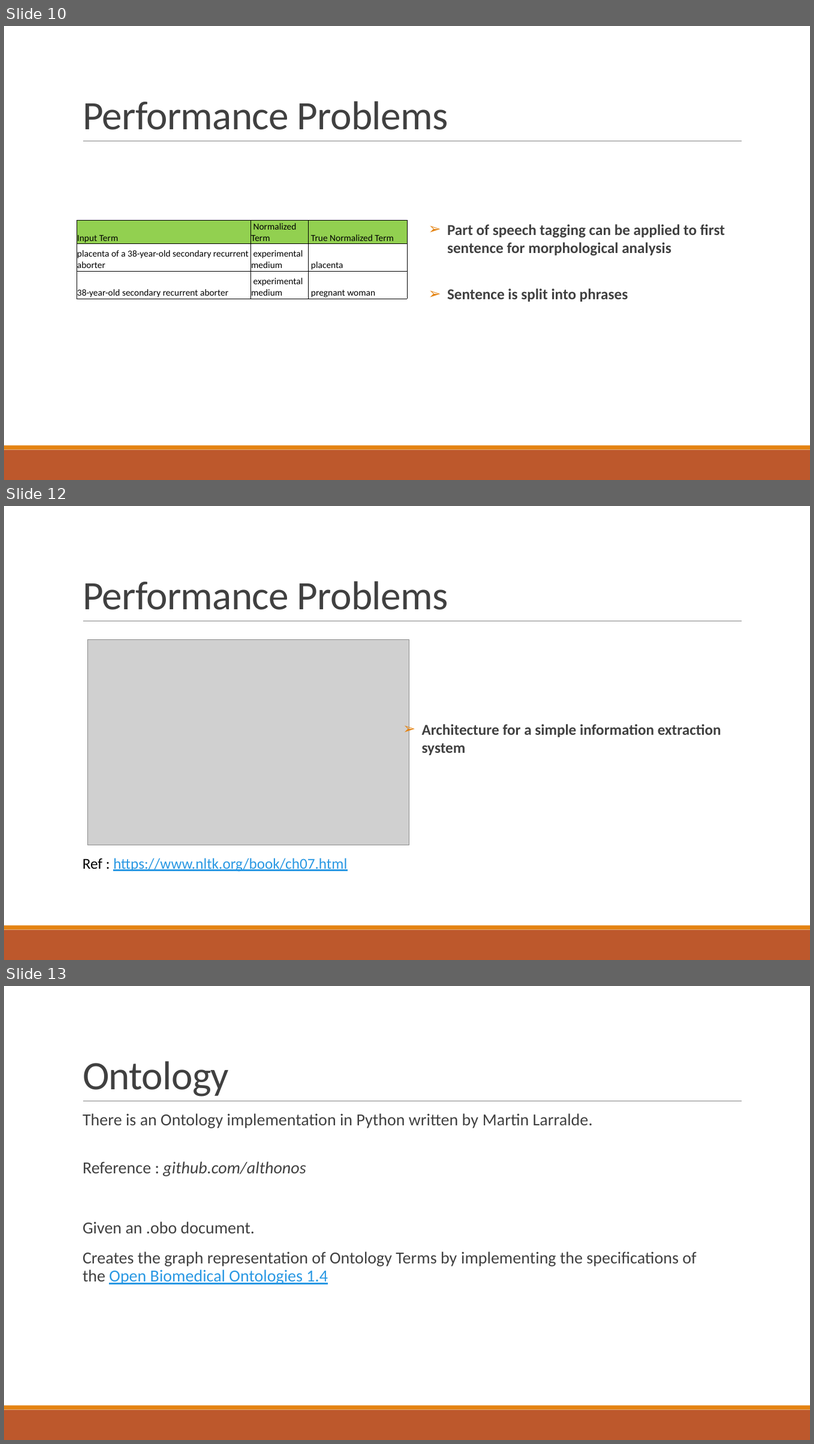
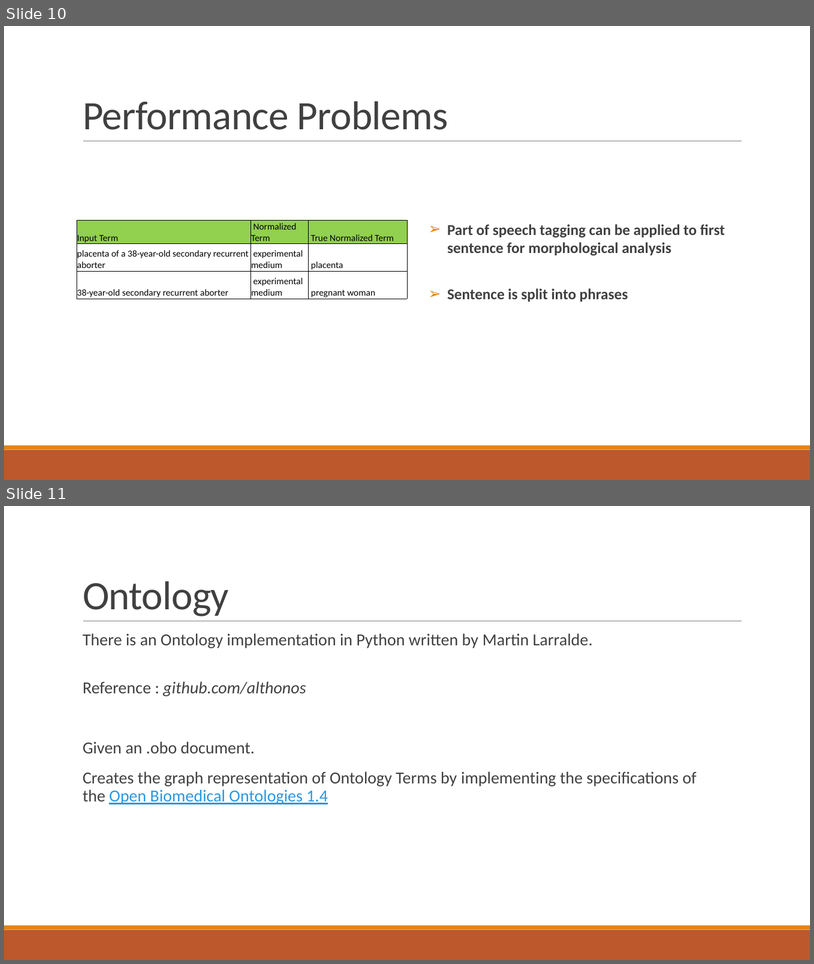
Before and after one commit to abdullahyldz/Cmpe493TermProject, a slide deck: Slides/Combined.pptx. Shown one above the other, each under a label of ours: slides 10, 12 and 13 before the commit, slides 10 and 11 after it; the slides between them are not shown. The pictures are 814x1444 and 814x964 pixels, drawn with LibreOffice and Linux fonts; fonts in the diff are those of the drawing; grey boxes stand for pictures. Boxes give left, top, right and bottom in pixels: in the first picture for what was removed or moved away, otherwise in the second. Text is boxed around its words. In the diff, an @@ line names an element or a change of style, - is before the commit and + after.

```diff
--- a/Slides/Combined.pptx
+++ b/Slides/Combined.pptx
@@ slide 12 removed at box(4, 506, 810, 960), background #FFFFFF; not listed: 3 template elements that a slide beside it also shows @@
@@ rectangle removed at box(4, 516, 6, 527) @@
@@ title removed at box(83, 581, 449, 610) @@
-Performance Problems
@@ picture removed at box(88, 639, 410, 845) @@
@@ text removed at box(422, 724, 722, 755) @@
-➢ Architecture for a simple information extraction system
@@ text removed at box(83, 858, 347, 871) @@
-Ref : https://www.nltk.org/book/ch07.html
@@ what was slide 13 is now slide 11 @@
```
Also in this commit, not shown: 2 slides changed, 1 other slide removed.
